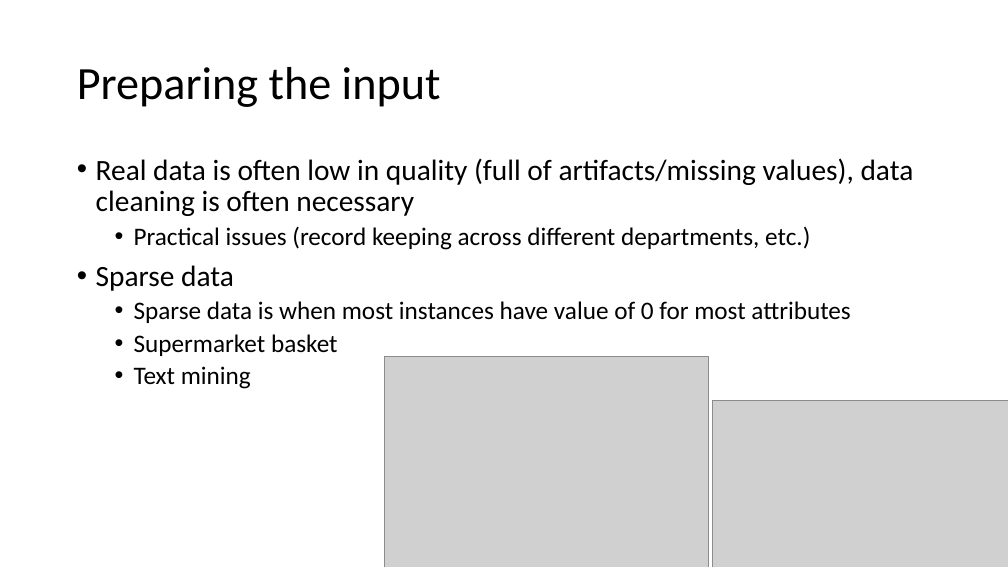
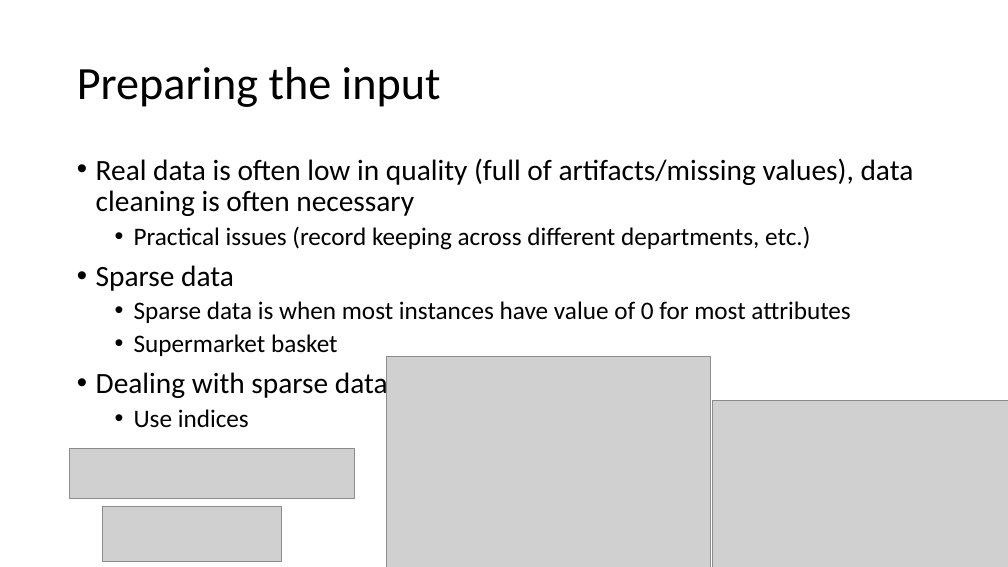
Before and after one commit to russellu/cs405, a slide deck: slide 13 of Lecture_02.pptx (slide 14 before the commit). Drawn at 1008x567 pixels with LibreOffice and Linux fonts; fonts in the diff are those of the drawing; grey boxes stand for pictures. Boxes give left, top, right and bottom in pixels: in the first picture for what was removed or moved away, otherwise in the second. Text is boxed around its words. In the diff, an @@ line names an element or a change of style, - is before the commit and + after.

```diff
--- a/Lecture_02.pptx
+++ b/Lecture_02.pptx
@@ text at bbox=[96, 369, 388, 428]: text changed; size 24 to 28 pt @@
-  • Text mining
+• Dealing with sparse data
+  • Use indices
@@ picture added at bbox=[70, 448, 355, 499] @@
@@ picture added at bbox=[102, 507, 281, 562] @@
```
Also in this commit, not shown: 10 other slides changed, 1 slide added, 2 slides removed, 1 other file.
